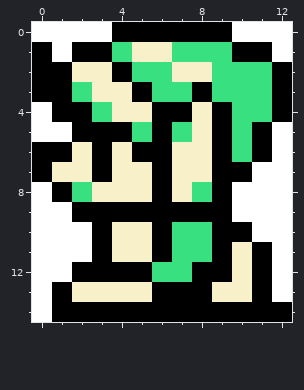
Two states of a pixel-art sprite, final/src/res/west.png. The first picture shows the starting point.
The file is 13x15 pixels.
New version:
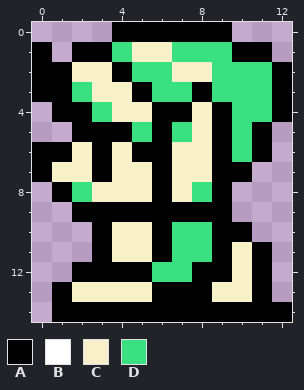
Palette (. is transparent): A #000000  B #ffffff  C #f8f0c8  D #38e080
Edits made:
y 0: x 0..3 BBBB -> ....; x 10..12 BBB -> ...
y 1: x 1 B -> .; x 12 B -> .
y 4: x 0 B -> .
y 5: x 0..1 BB -> ..; x 12 B -> .
y 6: x 12 B -> .
y 7: x 11..12 BB -> ..
y 8: x 0 B -> .; x 10..12 BBB -> ...
y 9: x 0..1 BB -> ..; x 10..12 BBB -> ...
y 10: x 0..2 BBB -> ...; x 11..12 BB -> ..
y 11: x 0..2 BBB -> ...; x 12 B -> .
y 12: x 0..1 BB -> ..; x 12 B -> .
y 13: x 0 B -> .; x 12 B -> .
y 14: x 0 B -> .
